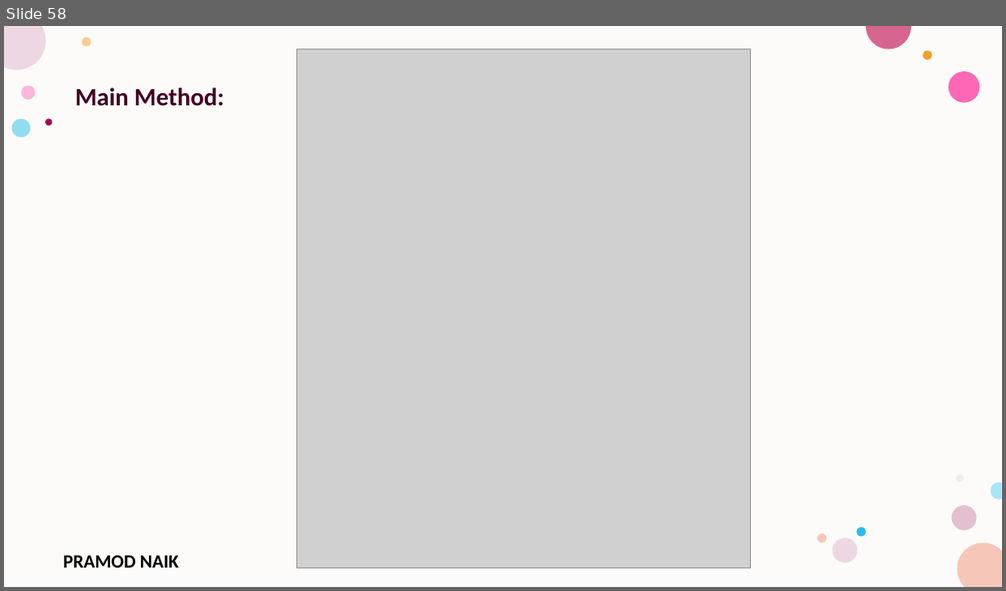
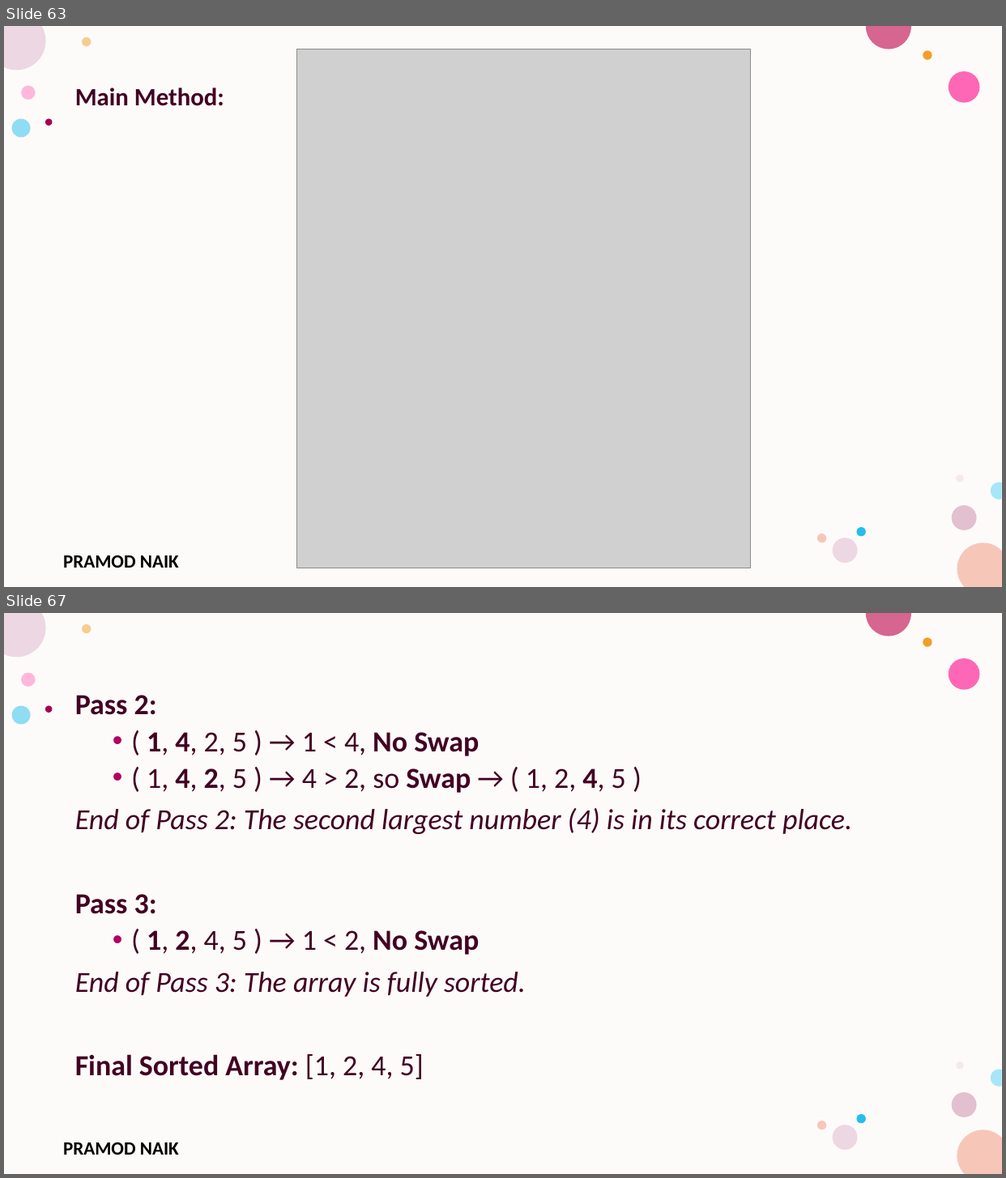
Before and after one commit to PRAMODNAIK-DEV/MCA-1st-Sem-Shridevi-College-Nov-2025, a slide deck: Theory Class-Notes/Unit-2 Arrays and Strings.pptx. Shown one above the other, each under a label of ours: slide 58 before the commit, slides 63 and 67 after it; the slides between them are not shown. The pictures are 1006x591 and 1006x1178 pixels, drawn with LibreOffice and Linux fonts; fonts in the diff are those of the drawing; grey boxes stand for pictures; background and template pictures are left out. Boxes give left, top, right and bottom in pixels: in the first picture for what was removed or moved away, otherwise in the second. Text is boxed around its words. In the diff, an @@ line names an element or a change of style, - is before the commit and + after.

```diff
--- a/Theory Class-Notes/Unit-2 Arrays and Strings.pptx
+++ b/Theory Class-Notes/Unit-2 Arrays and Strings.pptx
@@ slide 67 added at bbox=[4, 613, 1002, 1174], background #FFFFFF; not listed: 17 template elements that a slide beside it also shows @@
@@ text added at bbox=[75, 695, 852, 1080], 28 pt, text #420023 @@
+Pass 2:
+  • ( 1, 4, 2, 5 ) → 1 < 4, No Swap
+  • ( 1, 4, 2, 5 ) → 4 > 2, so Swap → ( 1, 2, 4, 5 )
+End of Pass 2: The second largest number (4) is in its correct place.
+Pass 3:
+  • ( 1, 2, 4, 5 ) → 1 < 2, No Swap
+End of Pass 3: The array is fully sorted.
+Final Sorted Array: [1, 2, 4, 5]
@@ what was slide 58 is now slide 63 @@
```
Also in this commit, not shown: 1 slide changed, 11 other slides added, 1 slide removed, 1 other file.
